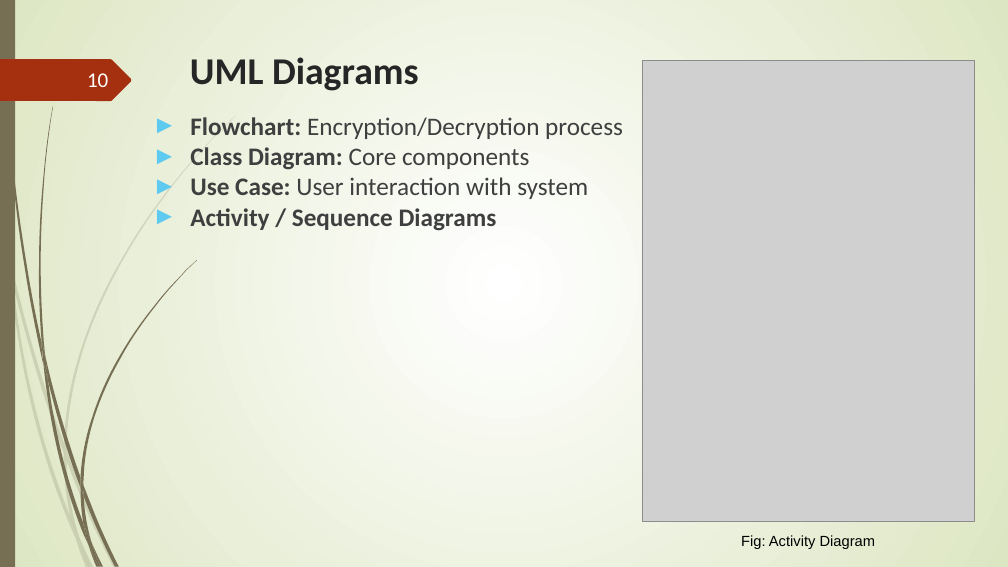
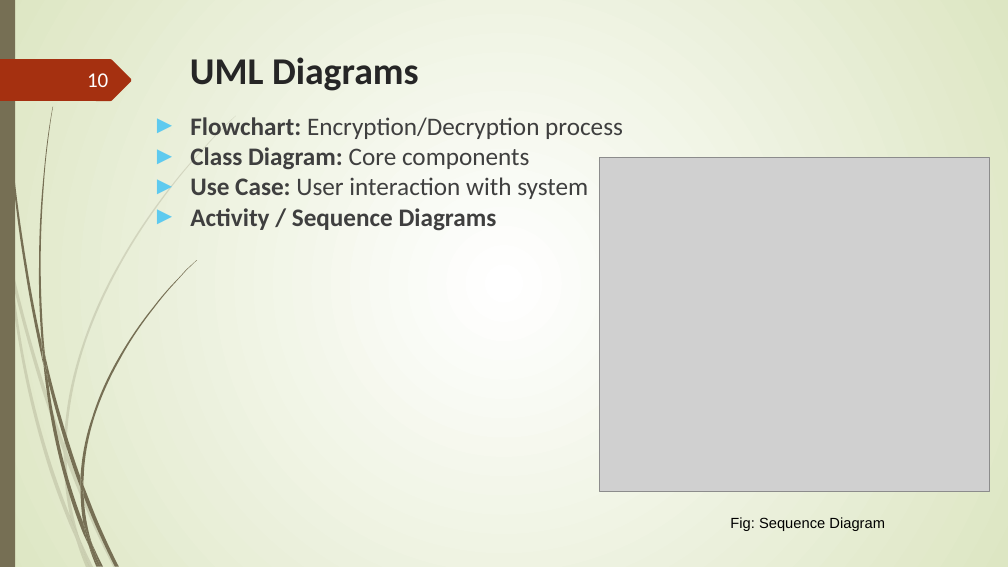
Before and after one commit to salimshre/Encryptor, a slide deck: slide 10 of Documentation/final -File Encryptor In C++.pptx. Drawn at 1008x567 pixels with LibreOffice and Linux fonts; fonts in the diff are those of the drawing; grey boxes stand for pictures. Boxes give left, top, right and bottom in pixels: in the first picture for what was removed or moved away, otherwise in the second. Text is boxed around its words. In the diff, an @@ line names an element or a change of style, - is before the commit and + after.

Commit message:
update

```diff
--- a/Documentation/final -File Encryptor In C++.pptx
+++ b/Documentation/final -File Encryptor In C++.pptx
@@ picture: place and size @@
-picture at (643,60,975,521)
+picture at (600,157,990,492)
@@ text at (730,517,885,531): text changed @@
-Fig: Activity Diagram
+Fig: Sequence Diagram
```
